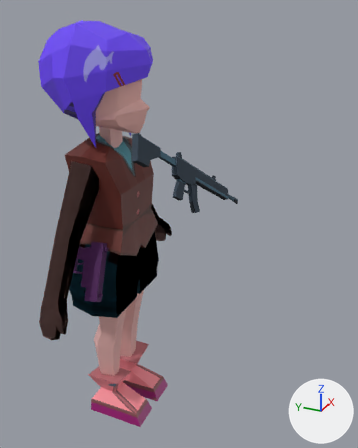
Before and after pictures for a commit that changed the glTF model assets/characters/lola/lola-m416.glb.
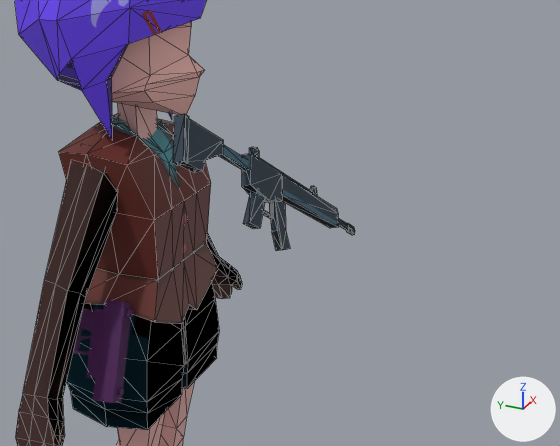
Each version appears first whole from a 50 mm lens placed at (-1.85, -1.182, 2.056), pointed at (0.05, -0.327, 1.106), and next in a close-up on the part from 8% to 100% of the width and 15% to 73% of the height. The axes (+X, +Y, +Z) are drawn at lower right. The lights are the same throughout. The first two pictures are the older version. The close-ups show mesh edges as thin lines. Where no turn or scale is listed for an object, it has been applied to the vertices.

Names of what the first close-up shows: 'Arms.001', 'Basic_Gun_At_Waist', 'Cylinder.002', 'Cylinder.003', 'Head.001', 'M416_Carry', 'PANTS.001', 'Top.001'.
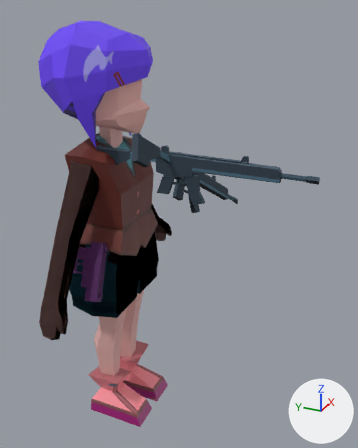
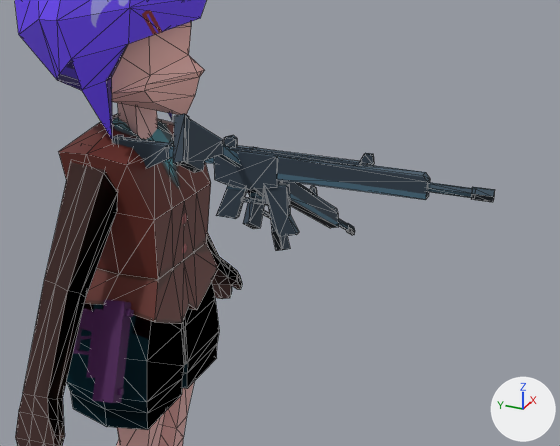
Where the change shows, as pixel boxes [x1, y1, x2, y2] in the close-ups (560 x 446 px):
'm416_ShootingWeapon', added (blue): after [112, 135, 495, 237]

Diff of the bpy script that builds the scene:
```diff
--- a/assets/characters/lola/lola-m416.glb.py
+++ b/assets/characters/lola/lola-m416.glb.py
@@ me_m416_lowpoly_mesh_017 @@
+me_m416_lowpoly_mesh_017.from_pydata(...)  # 144 vertices, 228 faces; spans x -0.013..0.013, y -0.489..0.445, z -0.145..0.087
+me_m416_lowpoly_mesh_017.materials.append(mat_m416_material)  # picture img_m416_base_color
@@ ob_m416_shootingweapon @@
+ob_m416_shootingweapon = bpy.data.objects.new('m416_ShootingWeapon', me_m416_lowpoly_mesh_017)
+ob_m416_shootingweapon.location = (-0.105, -0.46, 1.43)
```
